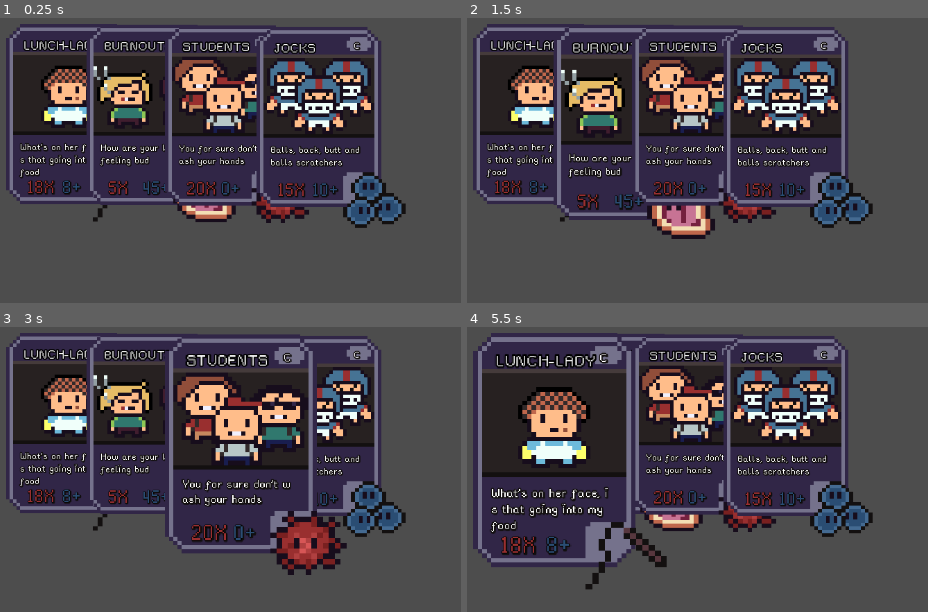
Above: before the commit, frames 1-4 (two rows, left to right).
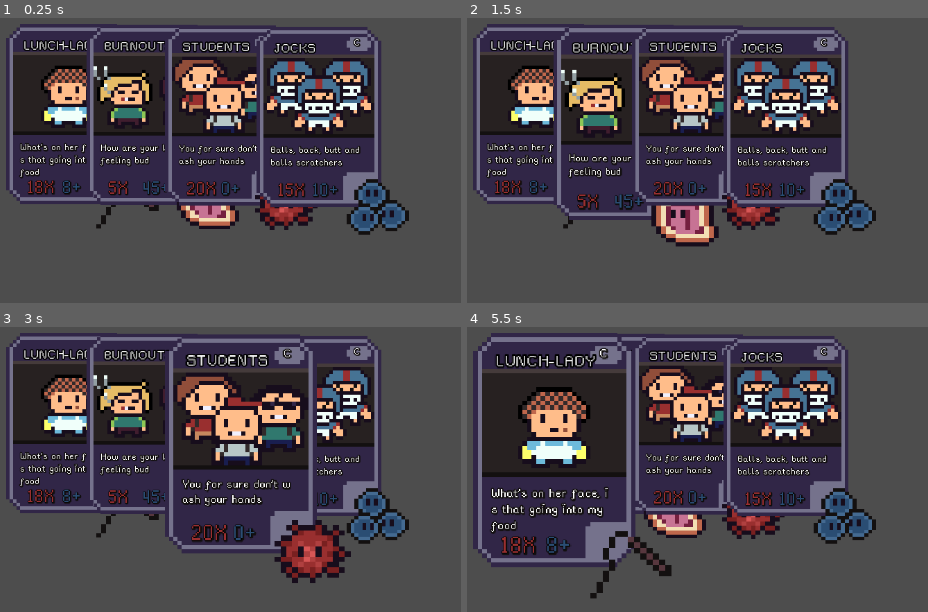
Above: after the commit, the same moments.

Repository: JPGFG/ld24
Game: Godot game, scene res://scenes/game-board/test_hand.tscn
The game is run twice, just before and just after one commit, with the same random seed, the same clock (stepped at 60 frames per second) and the same inputs. This scene is started directly instead of the project's main scene.
Inputs (mouse positions are in pixels of both pictures, inside the frame that each line leads up to):
- Up to frame 1 (0.25 s): no input
- Up to frame 2 (1.5 s): tap Enter at 0.5 s; move the mouse to (596, 197) at 0.52 s; tap Space at 1.25 s; move the mouse to (877, 174) at 1.27 s
- Up to frame 3 (3 s): tap Enter at 2 s; move the mouse to (outside the picture) at 2.02 s; tap Space at 2.75 s; move the mouse to (212, 415) at 2.77 s
- Up to frame 4 (5.5 s): tap Enter at 3.5 s; move the mouse to (outside the picture) at 3.52 s; tap Space at 4.25 s; move the mouse to (812, 392) at 4.27 s; move the mouse to (476, 438) at 5.02 s

The runs differ from the first frame. In frame 1, 3.4% of the frame differs, in the area x 20-89%, y 7-77%; in frame 2, 4.0%; in frame 3, 4.4%; in frame 4, 4.4%, in the area x 25-89%, y 7-96%.

Commit message:
added all the asperite files

Diff:
--- a/scenes/card.tscn
+++ b/scenes/card.tscn
@@ -122,10 +122,10 @@
 [node name="Rarity" type="Label" parent="TextureRect"]
 layout_mode = 1
 anchors_preset = -1
-anchor_left = 0.5
-anchor_top = 0.490385
-anchor_right = 0.5
-anchor_bottom = 0.490385
+anchor_left = 0.505556
+anchor_top = 0.484615
+anchor_right = 0.505556
+anchor_bottom = 0.484615
 offset_left = 9.99998
 offset_top = -22.0
 offset_right = 25.0
@@ -146,7 +146,7 @@
 
 [node name="Germ_Image" type="TextureRect" parent="TextureRect"]
 layout_mode = 0
-offset_left = 25.0
-offset_top = 42.0
-offset_right = 43.0
-offset_bottom = 57.0
+offset_left = 26.0
+offset_top = 43.6
+offset_right = 44.0
+offset_bottom = 58.6
Binary file added: assets/sprites/asperite/card_parts/burnouts.aseprite
Binary file added: assets/sprites/asperite/card_parts/cholera.aseprite
Binary file added: assets/sprites/asperite/card_parts/common_cold.aseprite
Binary file added: assets/sprites/asperite/card_parts/influenza.aseprite
Binary file added: assets/sprites/asperite/card_parts/jocks.aseprite
Binary file added: assets/sprites/asperite/card_parts/lunch_lady.aseprite
Binary file added: assets/sprites/asperite/card_parts/mersa.aseprite
Binary file added: assets/sprites/asperite/card_parts/students.aseprite
Binary file added: assets/sprites/asperite/full_cards/back_of_cards.aseprite
Binary file added: assets/sprites/asperite/full_cards/blank_card.aseprite
Binary file added: assets/sprites/asperite/full_cards/blank_card_r.aseprite
Binary file added: assets/sprites/asperite/full_cards/cholera.aseprite
(and 7 more such lines)
